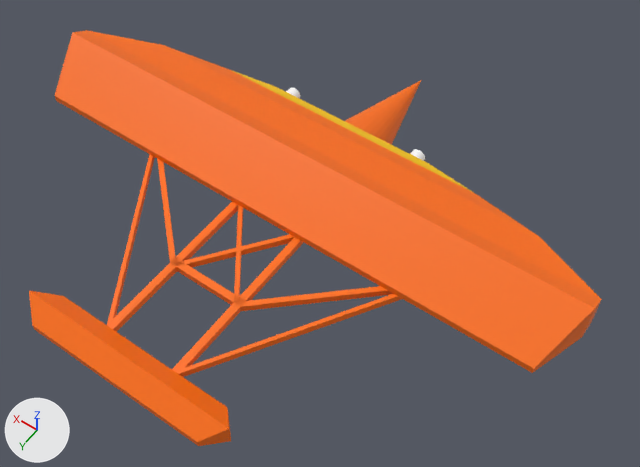
The COLLADA model Blender/WrightMilitaryFlyerOrange.dae as it was, and as the next commit left it.
Before and after are seen from a camera (50 mm lens) standing at (-9.32, 10.83, 17.74) and looking at (-0.97, -0.85, -0.61). The axes (+X, +Y, +Z) are drawn at lower left. The lights are the same throughout. Where no turn or scale is listed for an object, it has been applied to the vertices.
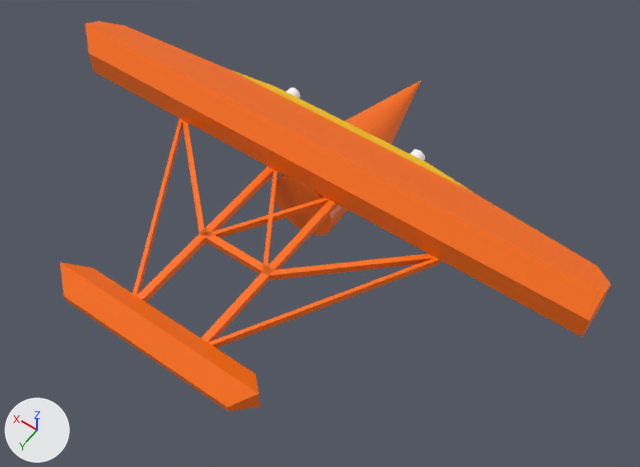
Pixel boxes (x1, y1, x2, y2) of what changed, in the pictures (640 x 467 px; the box of a moved part takes in the faces that stretch with it):
```json
{"object": "Cube.008", "change": "reshaped", "before": [54, 30, 602, 373], "after": [85, 21, 611, 337], "on screen": "8% shorter"}
{"object": "Cube.011", "change": "moved", "before": [29, 291, 231, 446], "after": [60, 262, 260, 411]}
{"object": "Cube.001", "change": "moved", "before": [157, 159, 393, 311], "after": [182, 120, 436, 280]}
{"object": "Cube.002", "change": "mesh rescaled, moved", "before": [179, 294, 402, 377], "after": [208, 258, 441, 348], "on screen": "8% taller"}
{"object": "Cube.003", "change": "mesh rescaled, moved", "before": [107, 154, 155, 324], "after": [133, 118, 183, 296]}
{"object": "Cube.004", "change": "reshaped, moved", "before": [178, 234, 294, 267], "after": [207, 198, 329, 238], "on screen": "21% taller"}
{"object": "Cube.005", "change": "reshaped, moved", "before": [234, 205, 243, 302], "after": [263, 170, 278, 270], "on screen": "60% wider"}
{"part": 1, "of": "me_cube_002", "change": "moved or reshaped", "before": [107, 154, 402, 377], "after": [133, 118, 439, 348]}
{"part": 2, "of": "me_cube_003", "change": "moved or reshaped", "before": [178, 205, 294, 302], "after": [207, 170, 329, 270]}
```

The change, as JSON lines over the scene's bpy script:
```json
{"block": "me_cube_002", "where": "me_cube_002.from_pydata(...)  # 8 vertices, 6 faces; spans x -11.0..15.0, y -21.0..-5.5, z -0.5..0.5"}
{"block": "me_cube_002", "where": "# used by ob_cube_002; location = (0.0, 2.54, 0.12); rotation_euler = (0.0, 0.0, -1.571), in degrees (0, 0, -90); scale = (0.2, 0.2, 0.2)"}
{"block": "me_cube_002", "change": "me_cube_002 part 1: the whole mesh is scaled about its middle by (1.06, 1, 1), then moved by (-0.8, 0.0, 0.0)"}
{"block": "me_cube_003", "where": "me_cube_003.from_pydata(...)  # 8 vertices, 6 faces; spans x -6.5..6.5, y -4.5..4.5, z -0.5..0.5"}
{"block": "me_cube_003", "where": "# used by ob_cube_004; location = (0.0, 1.24, 0.12); rotation_euler = (0.0, 0.0, -1.571), in degrees (0, 0, -90); scale = (0.2, 0.2, 0.2)"}
{"block": "me_cube_003", "where": "# before: 2 (5.5, -4.5, -0.5), 3 (5.5, -4.5, 0.5) at pixel (294, 237), 4 (6.5, -4.5, -0.5), 5 (6.5, -4.5, 0.5)"}
{"block": "me_cube_003", "change": "me_cube_003 part 2"}
{"op": "add", "block": "me_cube_003", "code": "for i in [*range(2, 6)]: me_cube_003.vertices[i].co += Vector((2.0, 0.0, 0.0))"}
{"block": "me_cube_008", "where": "# used by ob_cube_008; location = (0.0, -1.23, 0.33)"}
{"op": "remove", "block": "me_cube_008", "code": "me_cube_008.from_pydata(...)  # 20 vertices, 17 faces; spans x -8.0..8.0, y -2.1..1.4, z -0.1..1.1"}
{"op": "add", "block": "me_cube_008", "code": "me_cube_008.from_pydata(...)  # 20 vertices, 17 faces; spans x -8.0..8.0, y -2.1..-0.1, z -0.1..1.1"}
{"block": "me_cube_008", "change": "me_cube_008 part 3: 16 of 20 vertices moved; they spanned x -8.0..8.0, y -1.6..1.4, z -0.1..1.1 and now span x -8.0..8.0, y -1.6..-0.1, z -0.1..1.1; mean shift (-0.1, -0.6, 0.1); largest move (-7.5, 1.4, 0.1) -> (-8.0, -0.1, 0.6)"}
{"op": "set", "path": "ob_cube_001.location", "old": "(0.0, 2.54, 0.12)", "new": "(0.0, 1.44, 0.12)"}
{"op": "set", "path": "ob_cube_002.location", "old": "(0.0, 2.54, 0.12)", "new": "(0.0, 1.44, 0.12)"}
{"op": "set", "path": "ob_cube_003.location", "old": "(0.0, 2.54, 0.12)", "new": "(0.0, 1.44, 0.12)"}
{"op": "set", "path": "ob_cube_004.location", "old": "(0.0, 1.24, 0.12)", "new": "(0.0, 0.14, 0.12)"}
{"op": "set", "path": "ob_cube_005.location", "old": "(0.0, 1.24, 0.12)", "new": "(0.0, 0.14, 0.12)"}
{"op": "set", "path": "ob_cube_011.location", "old": "(0.0, 4.94, 0.02)", "new": "(0.0, 3.94, 0.02)"}
```
